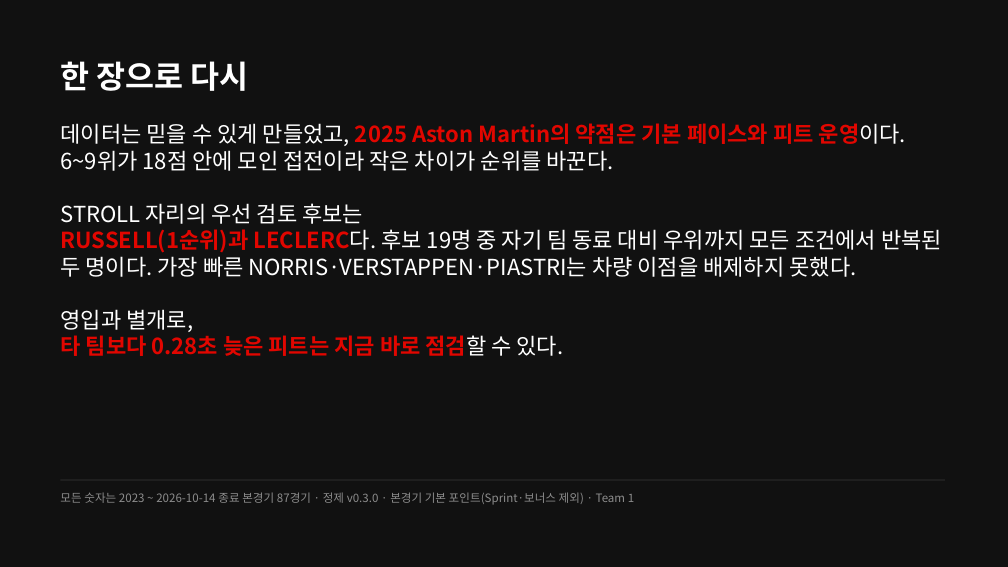
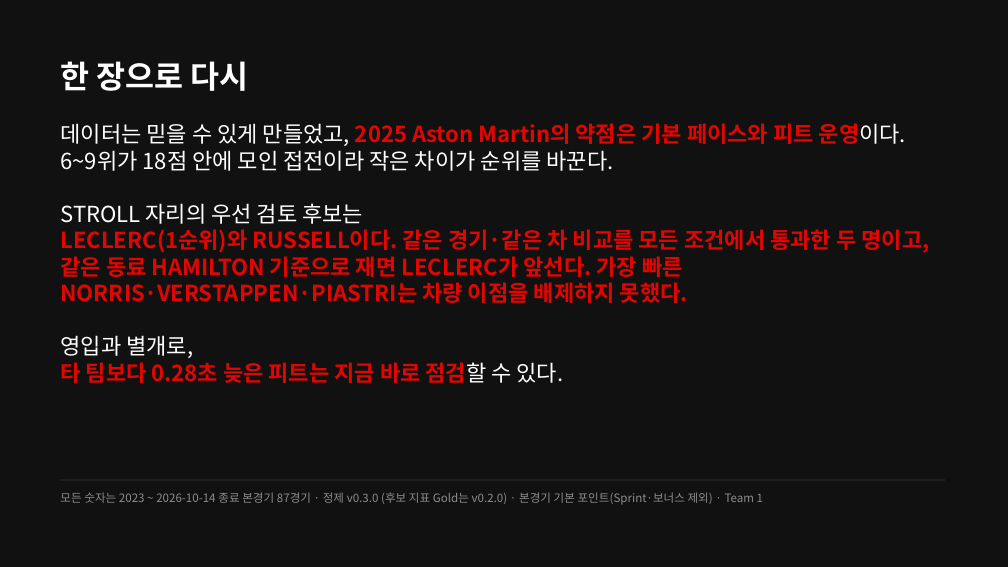
Before and after one commit to encore-ai-campus/mlo-02-p2-team1, a slide deck: slide 29 of docs/F1_TeamBuilder_발표자료.pptx. Drawn at 1008x567 pixels with LibreOffice and Linux fonts; fonts in the diff are those of the drawing. Boxes give left, top, right and bottom in pixels: in the first picture for what was removed or moved away, otherwise in the second. Text is boxed around its words. In the diff, an @@ line names an element or a change of style, - is before the commit and + after.

```diff
--- a/docs/F1_TeamBuilder_발표자료.pptx
+++ b/docs/F1_TeamBuilder_발표자료.pptx
@@ text at <box>60,229,930,303</box>: text changed; text colour #FFFFFF to #E10600; bold on @@
-RUSSELL(1순위)과 LECLERC다. 후보 19명 중 자기 팀 동료 대비 우위까지 모든 조건에서 반복된 두 명이다. 가장 빠른 NORRIS·VERSTAPPEN·PIASTRI는 차량 이점을 배제하지 못했다.
+LECLERC(1순위)와 RUSSELL이다. 같은 경기·같은 차 비교를 모든 조건에서 통과한 두 명이고, 같은 동료 HAMILTON 기준으로 재면 LECLERC가 앞선다. 가장 빠른 NORRIS·VERSTAPPEN·PIASTRI는 차량 이점을 배제하지 못했다.
@@ text at <box>60,492,763,505</box>: text changed @@
-모든 숫자는 2023 ~ 2026-10-14 종료 본경기 87경기 · 정제 v0.3.0 · 본경기 기본 포인트(Sprint·보너스 제외) · Team 1
+모든 숫자는 2023 ~ 2026-10-14 종료 본경기 87경기 · 정제 v0.3.0 (후보 지표 Gold는 v0.2.0) · 본경기 기본 포인트(Sprint·보너스 제외) · Team 1
```
Also in this commit, not shown: 11 other slides changed, 1 other file.
